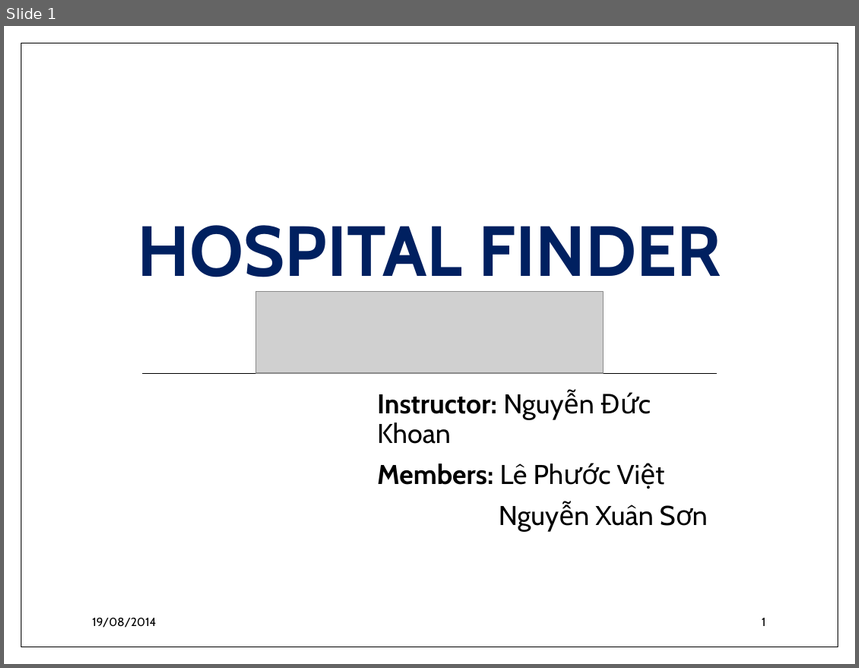
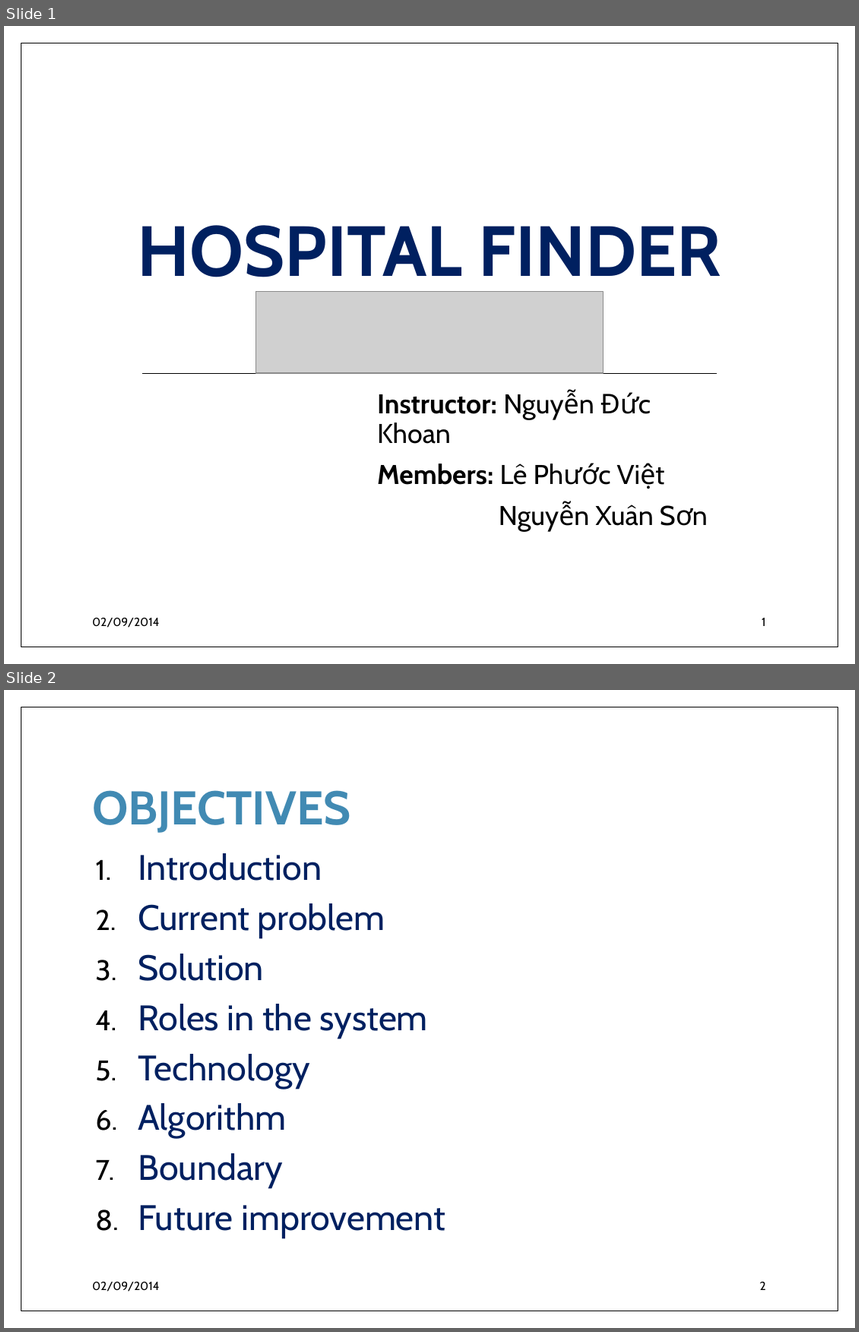
Before and after one commit to Princessgladys/hospital-finder, a slide deck: Hospital Finder.pptx. Shown one above the other, each under a label of ours: slide 1 before the commit, slides 1 and 2 after it. The pictures are 859x668 and 859x1332 pixels, drawn with LibreOffice and Linux fonts; fonts in the diff are those of the drawing; grey boxes stand for pictures; background and template pictures are left out. Boxes give left, top, right and bottom in pixels: in the first picture for what was removed or moved away, otherwise in the second. Text is boxed around its words. In the diff, an @@ line names an element or a change of style, - is before the commit and + after.

```diff
--- a/Hospital Finder.pptx
+++ b/Hospital Finder.pptx
@@ slide 2 added at <box>4,690,855,1328</box>, background #FFFFFF @@
@@ rectangle added at <box>21,707,838,1312</box>, fill #FFFFFF, outline #000000 1 pt @@
@@ title added at <box>92,790,351,833</box>, 40 pt, text #418AB3, bold @@
+OBJECTIVES
@@ text added at <box>138,853,446,1239</box>, 30 pt, text #002060 @@
+1. Introduction
+2. Current problem
+3. Solution
+4. Roles in the system
+5. Technology
+6. Algorithm
+7. Boundary
+8. Future improvement
@@ text added at <box>92,1282,159,1292</box>, 10 pt, text #000000 @@
+02/09/2014
@@ page number added at <box>760,1282,766,1290</box>, 10 pt, text #000000 @@
+2
@@ slide 1 changed as well @@
@@ text at <box>92,618,159,628</box>: text changed @@
-19/08/2014
+02/09/2014
```
Also in this commit, not shown: 10 other slides changed, 5 other slides added.
